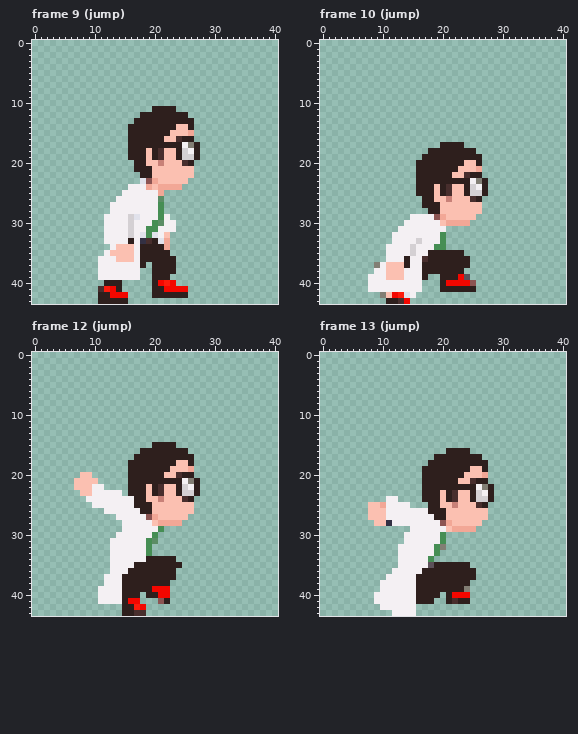
Two versions of one pixel-art file, dev/gfx/player/player.aseprite. The picture above was drawn from the file before the commit.
41x44 pixels, 106 frames. Colours within 5 levels of each other are drawn and written as one. Shown: frame 9 (jump), frame 10 (jump), frame 12 (jump), frame 13 (jump). The commit also changed other frames, which this record leaves out.
Once edited:
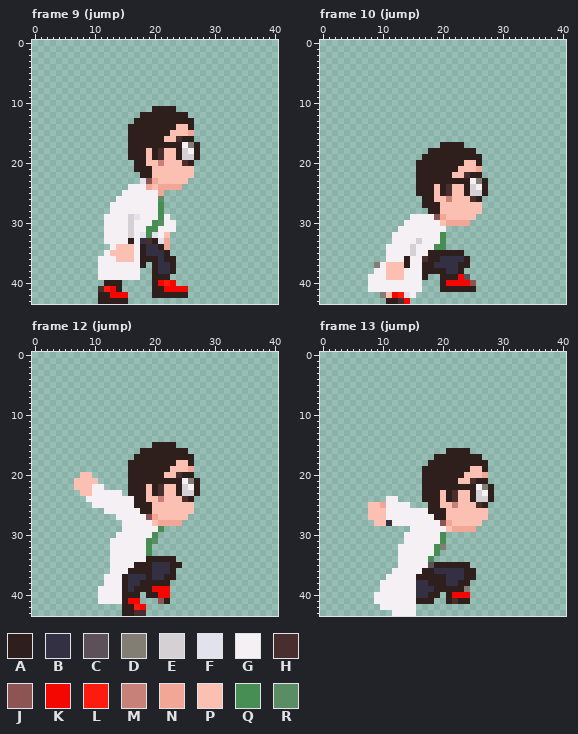
Palette (. is transparent): A #2e1f1d  B #333043  C #5c5159  D #827e74  E #d4d0d3  F #e1e2eb  G #f4f0f3  H #482e2d  J #8c5452  K #f30700  L #fc1b0c  M #c88178  N #f2a796  P #fbc0b1  Q #468e54  R #5b8d65
Diff:
Frame 9 (jump):
y 34: x 19..20 AA -> BB
y 35: x 19..21 AAA -> BBB
y 36: x 21 A -> B
y 37..38: x 21..22 AA -> BB
Frame 10 (jump):
y 36: x 20..23 AAAA -> BBBB
y 37: x 19..22 AAAA -> BBBB
y 38: x 21..22 AA -> BB
Frame 12 (jump):
y 35..36: x 20..22 AAA -> BBB
y 37: x 16..18 AAA -> BBB; x 20..21 AA -> BB
y 38: x 16..17 AA -> BB
y 39: x 16 A -> B
Frame 13 (jump):
y 36: x 19..23 AAAAA -> BBBBB
y 37: x 21..23 AAA -> BBB
y 38: x 16..17 AA -> BB; x 21..22 AA -> BB
y 39: x 16..18 AAA -> BBB
y 40: x 16..17 AA -> BB
